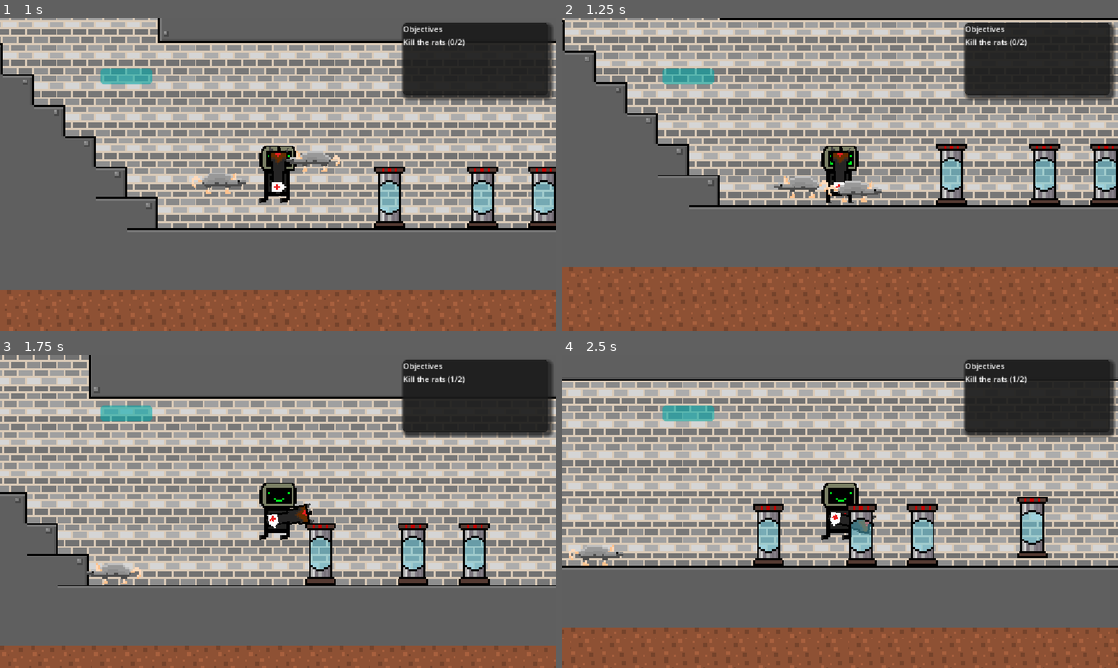
Above: before the commit, frames 1-4 (two rows, left to right).
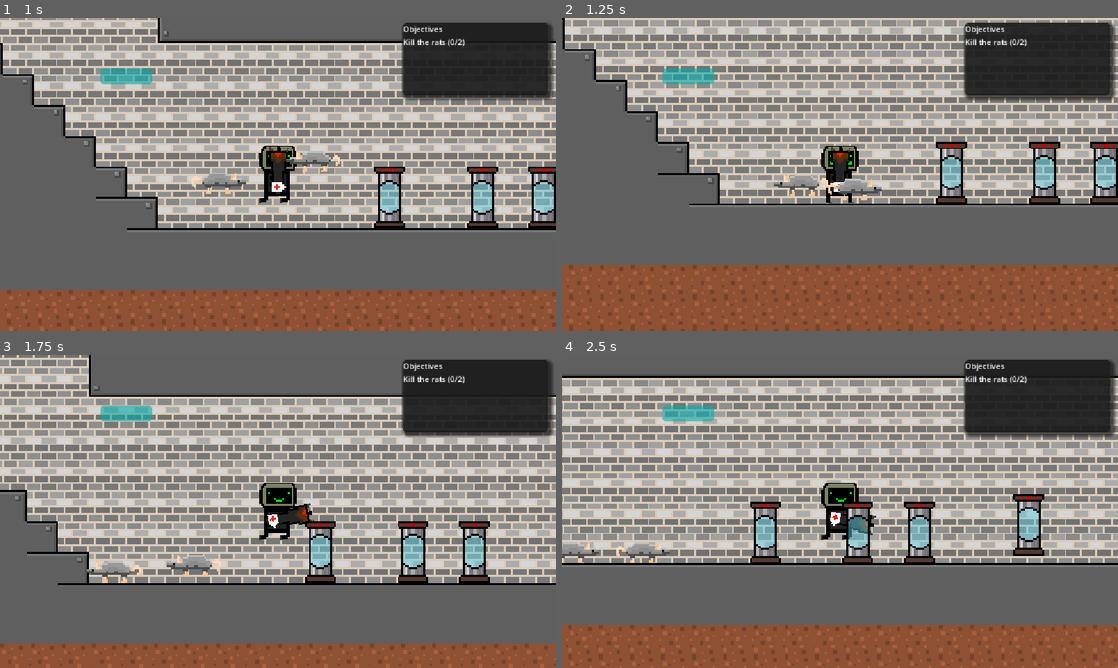
Above: after the commit, the same moments.

Repository: Milo-Griffiths/GameJam-Time
Game: Godot game, scene res://scenes/main.tscn
The game is run twice, just before and just after one commit, with the same random seed, the same clock (stepped at 60 frames per second) and the same inputs.
Inputs (mouse positions are in pixels of both pictures, inside the frame that each line leads up to):
- Up to frame 1 (1 s): click "Play" at 0.5 s
- Up to frame 2 (1.25 s): no input
- Up to frame 3 (1.75 s): move the mouse to (400, 495) at 1.27 s; hold Right (right) from 1.28 s (still down); click (400, 495) at 1.35 s; tap Up (up) at 1.52 s
- Up to frame 4 (2.5 s): keep holding Right (right); move the mouse to (1095, 567) at 2.02 s; tap Q (Interact) at 2.1 s; tap Up (up) at 2.27 s; click (1095, 567) at 2.3 s

Frame 1 is identical in both runs. In frame 2, 25% of the frame differs, in the area x 0-100%, y 0-100%; in frame 3, 27%; in frame 4, 41%, in the area x 0-100%, y 6-100%.

Commit message:
added damage for enemies and player added gun cooldown

Diff:
--- a/assets/scripts/player.gd
+++ b/assets/scripts/player.gd
@@ -1,12 +1,16 @@
 extends CharacterBody2D
 @onready var animated_sprite_2d: AnimatedSprite2D = $AnimatedSprite2D
+@onready var hit_box : Area2D = $HitBox
 @export
 var SPEED = 300.0
 @export
 var JUMP_VELOCITY = -400.0
+@export
+var hp : int = 10000
 
 var moving = false
 var canjump = true
+signal died
 
 #interaction stuff
 #var Interact_prompt = load("res://scenes/UI/interaction_ui.tscn")
@@ -16,11 +20,20 @@
 var Interacted = null
 @export
 var push_speed = 900
-
+var iframes = 0
 
 
 @export var ACCEL_GROUND: float = 2000.0
 @export var ACCEL_AIR: float = 500.0
+func _process(delta: float) -> void:
+	if hit_box.has_overlapping_bodies() and iframes <= 0:
+		print("damage")
+		hp = hp -10
+		iframes = 5
+	if iframes > 0:
+		iframes = iframes - delta * 10
+	if hp <= 0:
+		died.emit()
 
 
 func _physics_process(delta: float) -> void:
@@ -59,9 +72,6 @@
 		moving = true
 	else:
 		velocity.x = move_toward(velocity.x, direction * SPEED, accel * delta)
-	if not is_on_floor() and Input.is_action_just_pressed("shoot") and canjump:
-		velocity += opposite_dir * push_speed
-		canjump = false
 
 	move_and_slide()
 
@@ -83,3 +93,10 @@
 
 	if ui != null:
 		ui.hide_prompt()
+
+
+func _on_gun_shot() -> void:
+	var opposite_dir: Vector2 = -((get_global_mouse_position() - global_position).normalized())
+	if not is_on_floor() and  canjump:
+		velocity += opposite_dir * push_speed
+		canjump = false
--- a/assets/scripts/rat.gd
+++ b/assets/scripts/rat.gd
@@ -12,6 +12,8 @@
 var path = "Level1"
 @export
 var jumpspeed : float
+@export
+var hp : int = 3
 var dir = 1
 
 signal killed
@@ -33,11 +35,11 @@
 		flip()
 
 func _process(_delta: float) -> void:
-	if playerray.is_colliding():
-		print("ow")
 	if bulletdetection.is_colliding():
-		killed.emit()
-		queue_free()
+		hp = hp -1
+		if hp == 0:
+			killed.emit()
+			queue_free()
 
 
 func _physics_process(delta: float) -> void:
--- a/scenes/Enemies/rat.tscn
+++ b/scenes/Enemies/rat.tscn
@@ -59,7 +59,6 @@
 script = ExtResource("1_cmn6w")
 SPEED = 100.0
 target_distance = 200.0
-jump_angle = Vector2(0.5, 0)
 jumpspeed = 30.0
 
 [node name="CollisionShape2D" type="CollisionShape2D" parent="." unique_id=1868381522]
--- a/scenes/levels/Level1.tscn
+++ b/scenes/levels/Level1.tscn
@@ -27,6 +27,7 @@
 [node name="player" parent="." unique_id=1097559639 instance=ExtResource("2_j08sa")]
 position = Vector2(249, -15)
 scale = Vector2(4, 4)
+hp = 100
 
 [node name="Rat" parent="." unique_id=1896690996 instance=ExtResource("3_x4si1")]
 JUMP_VELOCITY = -200.0
@@ -45,5 +46,6 @@
 script = ExtResource("1_fh0io")
 
 [connection signal="sceneSwitch" from="stasis" to="SceneLoader" method="_on_stasis_scene_switch"]
+[connection signal="died" from="player" to="SceneLoader" method="loaddeath"]
 [connection signal="killed" from="Rat" to="SceneLoader" method="enemykilled"]
 [connection signal="killed" from="Rat2" to="SceneLoader" method="enemykilled"]
--- a/scenes/player.tscn
+++ b/scenes/player.tscn
@@ -97,7 +97,7 @@
 }]
 
 [sub_resource type="RectangleShape2D" id="RectangleShape2D_t1b08"]
-size = Vector2(11.878958, 30)
+size = Vector2(11.878958, 29.01989)
 
 [sub_resource type="AtlasTexture" id="AtlasTexture_a8ls1"]
 atlas = ExtResource("6_fjrip")
@@ -133,6 +133,9 @@
 "speed": 5.0
 }]
 
+[sub_resource type="RectangleShape2D" id="RectangleShape2D_ca5m7"]
+size = Vector2(17.102423, 29.849655)
+
 [node name="player" type="CharacterBody2D" unique_id=1097559639]
 scale = Vector2(5.61324, 5.2596927)
 collision_layer = 2
@@ -148,7 +151,7 @@
 autoplay = "awful_idle"
 
 [node name="CollisionShape2D" type="CollisionShape2D" parent="." unique_id=490317715]
-position = Vector2(0.06052116, 1)
+position = Vector2(0.06052116, 0.5099449)
 shape = SubResource("RectangleShape2D_t1b08")
 
 [node name="Camera2D" type="Camera2D" parent="." unique_id=980265435]
@@ -170,3 +173,14 @@
 
 [node name="Node2D" type="Node2D" parent="gun" unique_id=1469280456]
 position = Vector2(14.43017, -0.57774687)
+
+[node name="HitBox" type="Area2D" parent="." unique_id=937890994]
+position = Vector2(-0.26722568, -4.0796442e-07)
+collision_layer = 4
+collision_mask = 4
+
+[node name="CollisionShape2D" type="CollisionShape2D" parent="HitBox" unique_id=1122351336]
+position = Vector2(-0.2672248, 0.095062636)
+shape = SubResource("RectangleShape2D_ca5m7")
+
+[connection signal="shot" from="gun" to="." method="_on_gun_shot"]
--- a/scripts/node_2d.gd
+++ b/scripts/node_2d.gd
@@ -1,6 +1,8 @@
 extends Node2D
 @onready var main = get_tree().get_root().get_child(1)
 @onready var projectile = load("res://scenes/bullet.tscn")
+signal shot
+var attackcooldown = 0
 
 # Called when the node enters the scene tree for the first time.
 func _ready() -> void:
@@ -10,9 +12,12 @@
 # Called every frame. 'delta' is the elapsed time since the previous frame.
 func _process(delta: float) -> void:
 	look_at(get_global_mouse_position())
-	if Input.is_action_just_pressed("shoot"):
+	if Input.is_action_just_pressed("shoot") and attackcooldown <= 0:
 		shoot()
-
+		shot.emit()
+		attackcooldown = 10
+	if attackcooldown >0:
+		attackcooldown = attackcooldown - 25 * delta
 
 func shoot():
 	var point : Node2D = get_node("Node2D")
